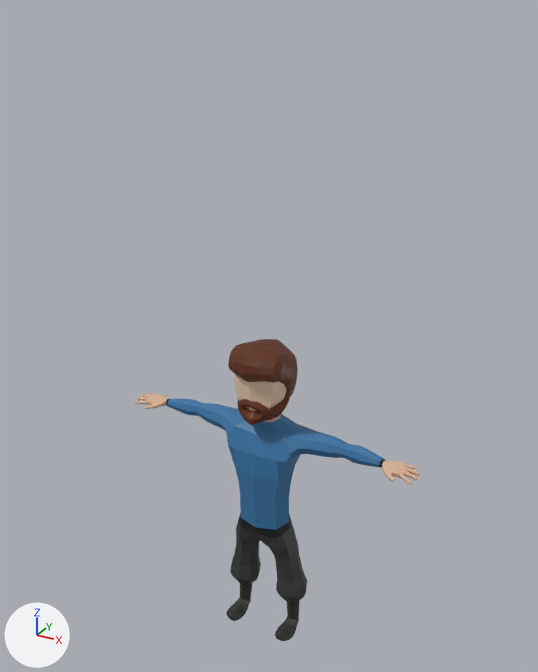
A saved change to the FBX model public/Models/NPC.fbx.
The view is the same before and after, from a camera (50 mm lens) standing at (3.55, -6.41, 7.1) and looking at (-0.01, 0.07, 3.86). The lights are fixed; the arrows at lower left show +X, +Y and +Z.

The older version as bpy lines, for what is in view:
```python
me_scene = bpy.data.meshes.new('Scene')
me_scene.from_pydata(...)  # 340 vertices, 695 faces; spans x -32172276.0..32172276.0, y -42085152.0..-4911048.0, z -22949692.0..18502344.0
me_scene.materials.append(mat_character)  # picture img_characters_map_png
me_scene_001 = bpy.data.meshes.new('Scene.001')
me_scene_001.from_pydata(...)  # 1448 vertices, 2892 faces; spans x -179492992.0..179492992.0, y -31334722.0..39931792.0, z -375536288.0..2913993.0
me_scene_001.materials.append(mat_characters_1)  # picture img_characters_map_1_png
me_scene_002 = bpy.data.meshes.new('Scene.002')
me_scene_002.from_pydata(...)  # 243 vertices, 448 faces; spans x -34569120.0..34569120.0, y -51544080.0..37189984.0, z 279579584.0..366591936.0
me_scene_002.materials.append(mat_character)  # picture img_characters_map_png
ob_beard = bpy.data.objects.new('Beard', me_scene)
ob_beard.location = (0.0, 0.02, 3.19)
ob_beard.rotation_euler = (0.000345, 0.0, 0.0)  # degrees (0, 0, 0)
ob_beard.scale = (0.0, 0.0, 0.0)
ob_character = bpy.data.objects.new('Character', me_scene_001)
ob_character.location = (0.0, 0.02, 0.01)
ob_character.rotation_euler = (3.141, 0.0, 0.0)  # degrees (180, 0, 0)
ob_character.scale = (0.0, 0.0, 0.0)
ob_hair = bpy.data.objects.new('Hair', me_scene_002)
ob_hair.location = (0.0, 0.02, 0.22)
ob_hair.rotation_euler = (0.000345, 0.0, 0.0)  # degrees (0, 0, 0)
ob_hair.scale = (0.0, 0.0, 0.0)
```
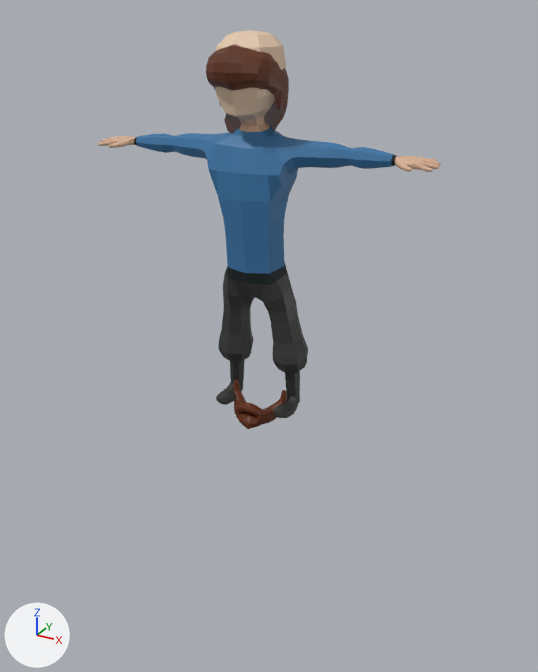
What the commit changed:
Object 'Character' (ob_character) moves from (0.0, 0.02, 0.01) to (-0.02, -0.04, 3.17).
Object 'Character' (ob_character) turns from (180, 0, 0) to (-178, -0.7, 1.9) degrees about x, y and z.
Object 'Beard' (ob_beard) moves from (0.0, 0.02, 3.19) to (-0.02, -0.04, 3.17).
Object 'Beard' (ob_beard) turns from (0, 0, 0) to (2, -0.7, 1.9) degrees about x, y and z.
Object 'Hair' (ob_hair) moves from (0.0, 0.02, 0.22) to (-0.02, -0.04, 3.17).
Object 'Hair' (ob_hair) turns from (0, 0, 0) to (2, -0.7, 1.9) degrees about x, y and z.

Location of each change, (x1, y1, x2, y2) in pixels of the pictures (538 x 672 px):
'Character', moved, turned: before (135, 374, 420, 641); after (98, 30, 441, 418)
'Hair', moved, turned: before (228, 339, 298, 396); after (206, 44, 289, 134)
'Beard', moved, turned: before (238, 390, 291, 425); after (234, 379, 287, 429)
